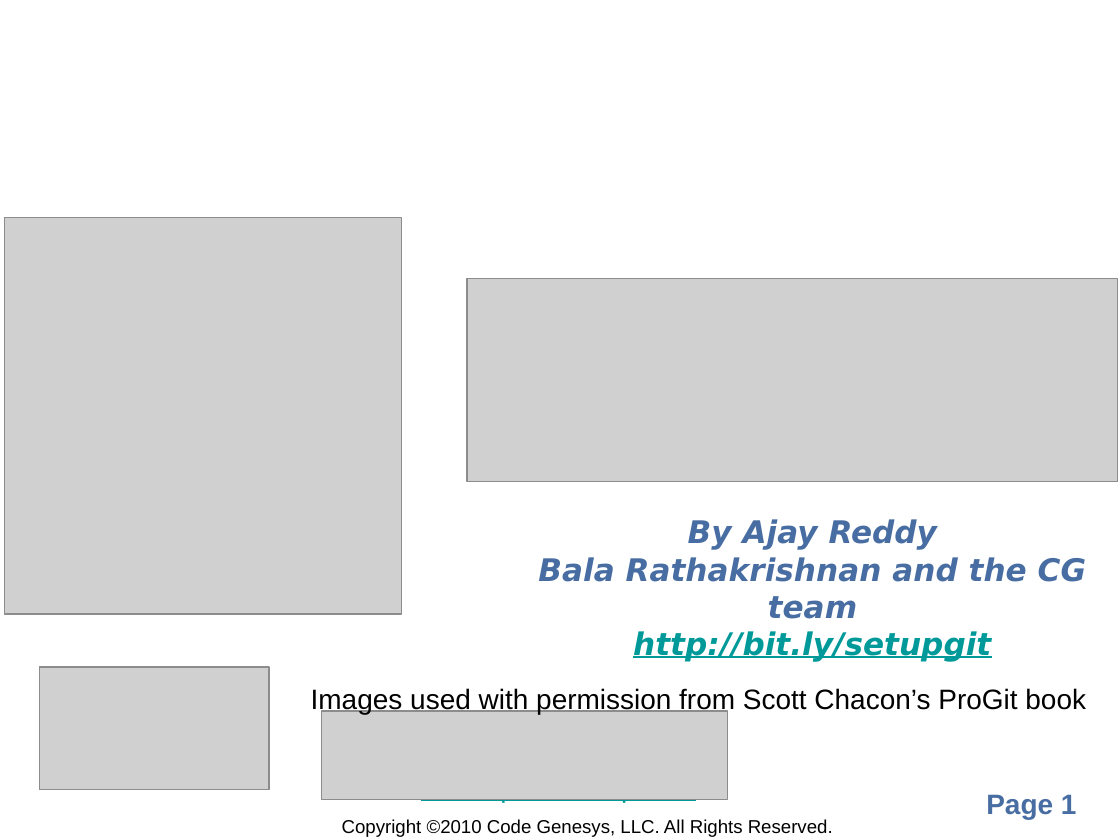
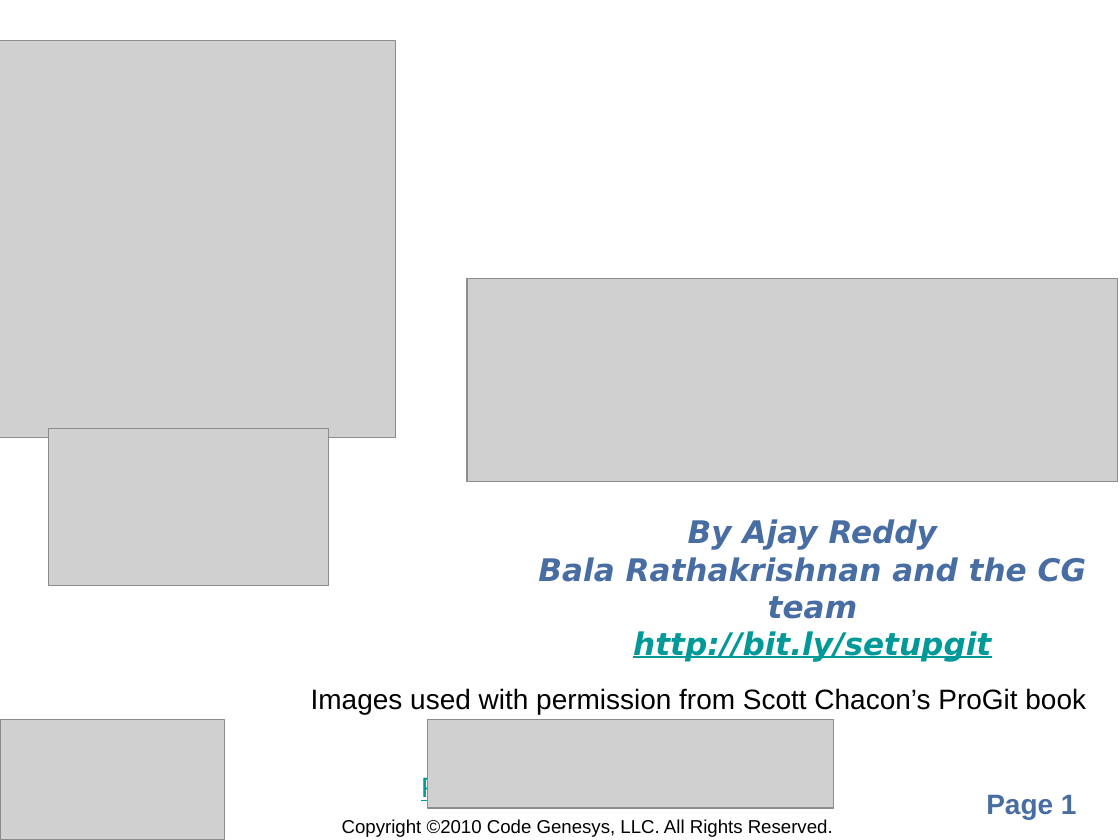
Before and after one commit to balarkrishnan/organizational, a slide deck: slide 1 of GitHub.pptx. Drawn at 1120x840 pixels with LibreOffice and Linux fonts; fonts in the diff are those of the drawing; grey boxes stand for pictures; background and template pictures are left out. Boxes give left, top, right and bottom in pixels: in the first picture for what was removed or moved away, otherwise in the second. Text is boxed around its words. In the diff, an @@ line names an element or a change of style, - is before the commit and + after.

```diff
--- a/GitHub.pptx
+++ b/GitHub.pptx
@@ picture: place and size @@
-picture at <box>4,217,401,614</box>
+picture at <box>0,40,395,437</box>
@@ picture added at <box>48,429,328,586</box> @@
@@ picture: place and size @@
-picture at <box>39,666,269,790</box>
+picture at <box>0,720,224,840</box>
@@ picture: place and size @@
-picture at <box>321,711,727,800</box>
+picture at <box>428,720,833,809</box>
```
Also in this commit, not shown: 27 other slides changed.
